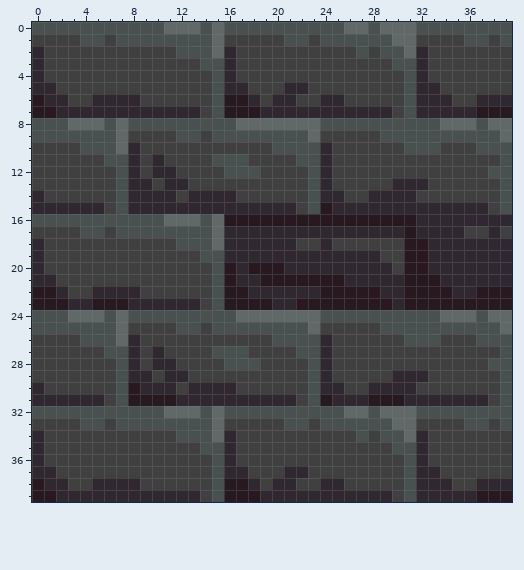
Two states of a pixel-art sprite, rock_brick.png. This is how it looked before the edit.
The file is 40x40 pixels.
After the commit:
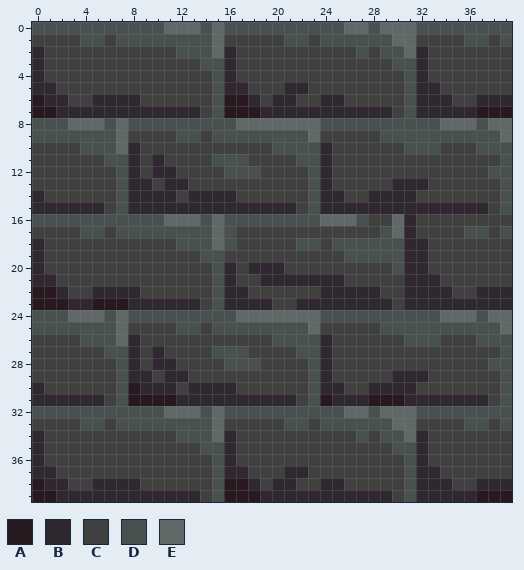
Palette (. is transparent): A #281820  B #302830  C #404040  D #485050  E #606868
What changed:
Colour A gives way to colour B in row 15 at x 24; in rows 16 to 17 at x 31; in rows 18 to 19 at x 31 to 32; in row 20 at x 16, 18 to 20 and 31 to 32; in row 21 at x 16, 19 to 25 and 31 to 33; in row 22 at x 16 to 17, 24 to 28, 31 to 34 and 37 to 39.
Colour A gives way to colour B in row 23 at x 16 to 19, 22 to 29 and 31 to 39.
Colour A gives way to colour C in row 16 at x 28 to 29.
Colour B gives way to colour C in row 16 at x 32 to 39; in row 17 at x 17 to 28, 32 to 35 and 38; in row 18 at x 17 to 21, 24 and 33 to 39; in row 19 at x 16 to 25 and 33 to 39; in row 20 at x 17, 21 to 29 and 33 to 39; in row 21 at x 17 to 18, 26 to 30 and 34 to 39.
Colour B gives way to colour C in row 22 at x 18 to 23, 29 to 30 and 35 to 36; in row 23 at x 20 to 21 and 30.
Colour A gives way to colour D in row 16 at x 16 to 23 and 27.
Colour B gives way to colour D in row 17 at x 16 and 29; in row 18 at x 16; in row 19 at x 26 to 28.
Colour C gives way to colour D in row 17 at x 36 to 37 and 39; in row 18 at x 22 to 23 and 25 to 30; in row 19 at x 29 to 30; in row 20 at x 30.
Colour A gives way to colour E in row 16 at x 24 to 26 and 30.
Colour B gives way to colour E in row 17 at x 30.
Changed places in both pictures, as pixel boxes (x1, y1, x2, y2):
changed: (224, 202, 512, 310)
